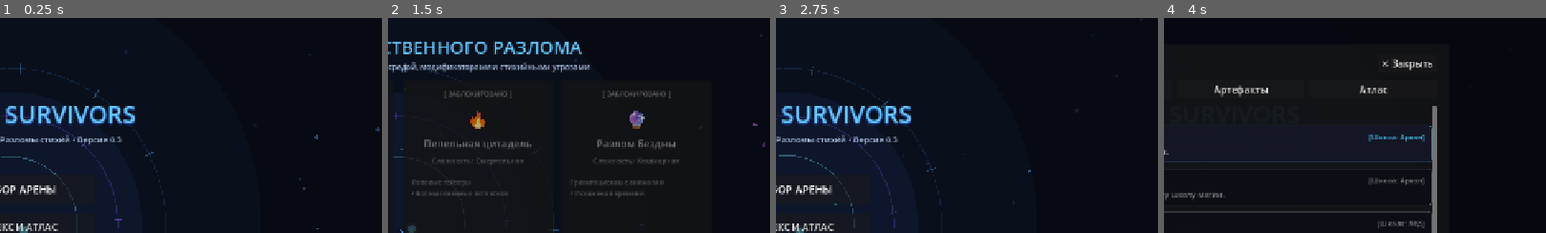
Above: before the commit, frames 1-4 (left to right).
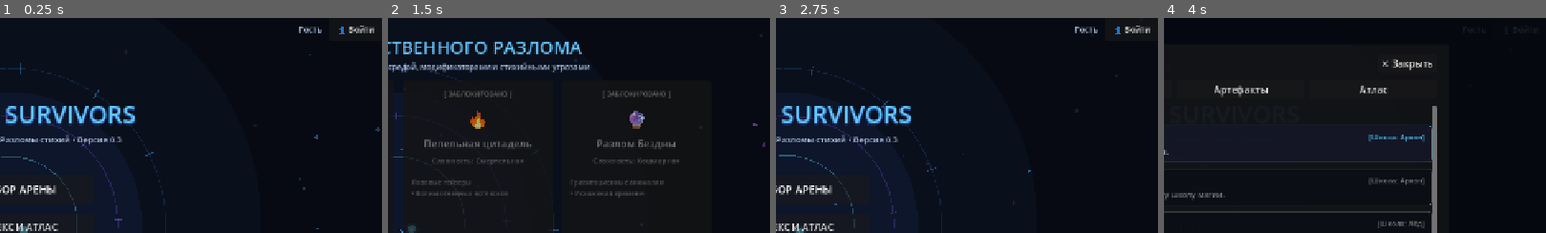
Above: after the commit, the same moments.

Repository: VPodolski/Veymora-Survivors
Game: Godot game, scene res://scenes/ui/main_menu.tscn
The game is run twice, just before and just after one commit, with the same random seed, the same clock (stepped at 60 frames per second) and the same inputs.
Inputs (mouse positions are % of the whole screen's width and height, from its top left):
- Up to frame 1 (0.25 s): no input
- Up to frame 2 (1.5 s): click (95, 5) at 0.5 s, where only the run after the commit has a clickable "👤 Войти"; click "⚔ ВЫБОР АРЕНЫ" at 1.25 s
- Up to frame 3 (2.75 s): click "← Главное меню" at 2 s
- Up to frame 4 (4 s): click "📖 КОДЕКС И АТЛАС" at 2.75 s; click "⚙ НАСТРОЙКИ" at 3.5 s
The pictures show only the part of the screen within x 49-99%, y 2-52%; the shares and areas given below are measured in that part.

The runs differ from the first frame. In frame 1, 0.4% of the frame differs, in the area x 78-98%, y 3-8%; in frame 2, nothing differs; in frame 3, 0.4%; in frame 4, less than 0.1%.

Commit message:
feat(cloud): implement end-to-end cloud save sync, auth flow, and debounced save

Diff:
--- a/scenes/ui/main_menu.tscn
+++ b/scenes/ui/main_menu.tscn
@@ -14,6 +14,32 @@
 
 [node name="Background" type="Node2D" parent="."]
 script = ExtResource("2_bg")
+
+[node name="TopRightBar" type="HBoxContainer" parent="."]
+layout_mode = 1
+anchors_preset = 1
+anchor_left = 1.0
+anchor_right = 1.0
+offset_left = -280.0
+offset_top = 16.0
+offset_right = -16.0
+offset_bottom = 54.0
+grow_horizontal = 0
+theme_override_constants/separation = 12
+alignment = 2
+
+[node name="AccountLabel" type="Label" parent="TopRightBar"]
+layout_mode = 2
+theme_override_colors/font_color = Color(0.7, 0.78, 0.9, 1)
+theme_override_font_sizes/font_size = 14
+text = "Гость"
+vertical_alignment = 1
+
+[node name="AuthButton" type="Button" parent="TopRightBar"]
+custom_minimum_size = Vector2(90, 34)
+layout_mode = 2
+theme_override_font_sizes/font_size = 14
+text = "👤 Войти"
 
 [node name="Center" type="CenterContainer" parent="."]
 layout_mode = 1
--- a/scripts/game/localization_manager.gd
+++ b/scripts/game/localization_manager.gd
@@ -28,6 +28,9 @@
 		"menu_settings": "⚙ НАСТРОЙКИ",
 		"menu_controls": "✦ УПРАВЛЕНИЕ И ПРАВИЛА",
 		"menu_stats": "Всего забегов: %d   |   Рекорд: %02d:%02d   |   Повержено боссов: %d   |   Доступно арен: %d",
+		"auth_guest": "Гость",
+		"auth_login_btn": "👤 Войти",
+		"auth_logged_in": "👤 %s",
 		"controls_heading": "УПРАВЛЕНИЕ И ОСНОВЫ БОЯ",
 		"controls_body": "• Движение: [W, A, S, D], [Стрелки] или виртуальный джойстик на мобильных устройствах\n• Атака: зак …(370 unchanged characters)…
 		"btn_understood": "Понятно",
@@ -141,6 +144,9 @@
 		"menu_settings": "⚙ SETTINGS",
 		"menu_controls": "✦ CONTROLS & RULES",
 		"menu_stats": "Total Runs: %d   |   Record: %02d:%02d   |   Bosses Slain: %d   |   Arenas: %d",
+		"auth_guest": "Guest",
+		"auth_login_btn": "👤 Sign In",
+		"auth_logged_in": "👤 %s",
 		"controls_heading": "CONTROLS & COMBAT BASICS",
 		"controls_body": "• Movement: [W, A, S, D], [Arrow Keys] or Virtual Touch Joystick on mobile\n• Attack: Spells cast A …(313 unchanged characters)…
 		"btn_understood": "Got it",
--- a/scripts/game/save_manager.gd
+++ b/scripts/game/save_manager.gd
@@ -161,7 +161,7 @@
 
 	return clean
 
-static func save_custom_data(data: Dictionary) -> bool:
+static func save_custom_data(data: Dictionary, sync_to_cloud: bool = true) -> bool:
 	var sanitized = sanitize_data(data)
 	var tmp_file = FileAccess.open(TMP_SAVE_PATH, FileAccess.WRITE)
 	if not tmp_file:
@@ -171,12 +171,21 @@
 	tmp_file.close()
 
 	var dir = DirAccess.open("user://")
+	var success = false
 	if dir:
 		if FileAccess.file_exists(SAVE_PATH):
 			dir.remove(SAVE_PATH.replace("user://", ""))
 		var err = dir.rename(TMP_SAVE_PATH.replace("user://", ""), SAVE_PATH.replace("user://", ""))
-		return err == OK
-	return false
+		success = (err == OK)
+
+	if success and sync_to_cloud:
+		var bridge = Engine.get_main_loop().root.get_node_or_null("YandexBridge") if Engine.get_main_loop() else null
+		if not bridge and YandexGamesBridge.instance:
+			bridge = YandexGamesBridge.instance
+		if bridge and bridge.has_method("schedule_cloud_save"):
+			bridge.schedule_cloud_save()
+
+	return success
 
 static func record_run(time_survived: float, kills: int, defeated_boss: bool, run_summary: Dictionary = {}) -> Dictionary:
 	var data = load_data()
@@ -327,7 +336,7 @@
 	merged["run_history"] = history
 
 	if base_local_data.is_empty():
-		save_custom_data(merged)
+		save_custom_data(merged, false)
 	return merged
 
 static func get_setting(key: String, default_value: Variant = null) -> Variant:
--- a/scripts/platform/yandex_games_bridge.gd
+++ b/scripts/platform/yandex_games_bridge.gd
@@ -8,6 +8,7 @@
 signal rewarded_completed(reward_granted: bool)
 signal cloud_data_loaded(data: Dictionary)
 signal cloud_data_saved(success: bool)
+signal cloud_sync_completed(data: Dictionary)
 signal auth_state_changed(is_authorized: bool, player_name: String)
 signal leaderboard_score_submitted(success: bool)
 signal leaderboard_entries_received(entries: Array)
@@ -73,6 +74,10 @@
 var _pending_reward_close_callable: Callable = Callable()
 var _pending_interstitial_callable: Callable = Callable()
 
+var _save_debounce_timer: float = 0.0
+var _is_cloud_save_scheduled: bool = false
+const CLOUD_SAVE_DEBOUNCE_INTERVAL: float = 1.5
+
 func _enter_tree() -> void:
 	if instance == null:
 		instance = self
@@ -96,6 +101,13 @@
 		is_sdk_initialized = true
 		call_deferred("_emit_sdk_ready", true)
 		call_deferred("_check_and_send_loading_ready")
+
+func _process(delta: float) -> void:
+	if _is_cloud_save_scheduled:
+		_save_debounce_timer -= delta
+		if _save_debounce_timer <= 0.0:
+			_is_cloud_save_scheduled = false
+			flush_cloud_save()
 
 func _setup_web_callbacks() -> void:
 	if not is_web:
@@ -255,6 +267,7 @@
 			player_name = str(args[4])
 		if args.size() > 5 and args[5] != null:
 			player_unique_id = str(args[5])
+		load_cloud_data()
 	else:
 		is_sdk_available = false
 		is_local_mode = true
@@ -593,15 +606,27 @@
 	rewarded_completed.emit(granted)
 
 # --- Cloud Saves & Player Data ---
+func schedule_cloud_save() -> void:
+	_is_cloud_save_scheduled = true
+	_save_debounce_timer = CLOUD_SAVE_DEBOUNCE_INTERVAL
+
+func flush_cloud_save() -> void:
+	_is_cloud_save_scheduled = false
+	var current_data = SaveManager.load_data()
+	save_cloud_data(current_data)
+
 func load_cloud_data() -> void:
 	if not is_web or not is_sdk_available:
 		var local = SaveManager.load_data()
 		cloud_data_loaded.emit(local)
+		cloud_sync_completed.emit(local)
 		return
 
 	var js = Engine.get_singleton("JavaScriptBridge")
 	if not js:
-		cloud_data_loaded.emit(SaveManager.load_data())
+		var local = SaveManager.load_data()
+		cloud_data_loaded.emit(local)
+		cloud_sync_completed.emit(local)
 		return
 
 	var code = """
@@ -634,10 +659,11 @@
 	# Safe merge with local storage
 	var merged = SaveManager.merge_with_cloud(cloud_dict)
 	cloud_data_loaded.emit(merged)
+	cloud_sync_completed.emit(merged)
 
 func save_cloud_data(data: Dictionary) -> void:
 	if not is_web or not is_sdk_available:
-		var ok = SaveManager.save_custom_data(data)
+		var ok = SaveManager.save_custom_data(data, false)
 		cloud_data_saved.emit(ok)
 		return
 
@@ -678,7 +704,13 @@
 # --- Authorization ---
 func authorize_player() -> void:
 	if not is_web or not is_sdk_available:
-		return
+		# Local fallback: simulate authorization for offline/editor testing
+		is_authorized = true
+		player_name = "Маг Вейморы"
+		auth_state_changed.emit(true, player_name)
+		load_cloud_data()
+		return
+
 	var js = Engine.get_singleton("JavaScriptBridge")
 	if not js:
 		return
@@ -727,6 +759,7 @@
 		leaderboard_score_submitted.emit(false)
 		return
 
+	var safe_extra_json = JSON.stringify(extra_data)
 	var code = """
 	(function() {
 		var bridge = window.__godotYandexBridge;
@@ -735,7 +768,7 @@
 			return;
 		}
 		window.ysdk.getLeaderboards().then(function(lb) {
-			return lb.setLeaderboardScore('rift_explorers', %d, '%s');
+			return lb.setLeaderboardScore('rift_explorers', %d, %s);
 		}).then(function() {
 			console.log('[YandexGamesBridge] Score %d submitted to leaderboard');
 			if (bridge && bridge.onLeaderboardSet) bridge.onLeaderboardSet(true);
@@ -744,7 +777,7 @@
 			if (bridge && bridge.onLeaderboardSet) bridge.onLeaderboardSet(false);
 		});
 	})();
-	""" % [score, extra_data, score]
+	""" % [score, safe_extra_json, score]
 	js.eval(code)
 
 func _on_js_leaderboard_set(args: Array = []) -> void:
--- a/scripts/ui/main_menu.gd
+++ b/scripts/ui/main_menu.gd
@@ -21,6 +21,8 @@
 @onready var controls_heading: Label = $ControlsPanel/Margin/VBox/Heading
 @onready var controls_body: Label = $ControlsPanel/Margin/VBox/Body
 @onready var close_controls_btn: Button = $ControlsPanel/Margin/VBox/CloseControlsBtn
+@onready var account_label: Label = get_node_or_null("TopRightBar/AccountLabel")
+@onready var auth_btn: Button = get_node_or_null("TopRightBar/AuthButton")
 
 var archive_dialog: ArchiveDialog = null
 var settings_dialog: SettingsDialog = null
@@ -36,6 +38,8 @@
 		controls_btn.pressed.connect(_on_controls_pressed)
 	if close_controls_btn:
 		close_controls_btn.pressed.connect(func(): controls_panel.visible = false)
+	if auth_btn:
+		auth_btn.pressed.connect(_on_auth_pressed)
 
 	if controls_panel:
 		controls_panel.visible = false
@@ -43,8 +47,39 @@
 	if LocalizationManager.instance:
 		LocalizationManager.instance.language_changed.connect(func(_l): _update_localized_texts())
 
+	if YandexGamesBridge.instance:
+		YandexGamesBridge.instance.auth_state_changed.connect(_on_auth_state_changed)
+		YandexGamesBridge.instance.cloud_sync_completed.connect(_on_cloud_sync_completed)
+		_update_auth_display(YandexGamesBridge.instance.is_authorized, YandexGamesBridge.instance.player_name)
+	else:
+		_update_auth_display(false, "")
+
 	_update_localized_texts()
 	call_deferred("_notify_game_ready")
+
+func _on_auth_pressed() -> void:
+	if YandexGamesBridge.instance:
+		YandexGamesBridge.instance.authorize_player()
+
+func _on_auth_state_changed(is_auth: bool, p_name: String) -> void:
+	_update_auth_display(is_auth, p_name)
+
+func _on_cloud_sync_completed(_data: Dictionary) -> void:
+	_update_stats_display()
+
+func _update_auth_display(is_auth: bool, p_name: String) -> void:
+	var loc = LocalizationManager.instance
+	if not account_label or not auth_btn:
+		return
+	if is_auth:
+		var display_name = p_name if not p_name.is_empty() else "Маг Вейморы"
+		var fmt = loc.get_text("auth_logged_in", "👤 %s") if loc else "👤 %s"
+		account_label.text = fmt % display_name
+		auth_btn.visible = false
+	else:
+		account_label.text = loc.get_text("auth_guest", "Гость") if loc else "Гость"
+		auth_btn.text = loc.get_text("auth_login_btn", "👤 Войти") if loc else "👤 Войти"
+		auth_btn.visible = true
 
 func _notify_game_ready() -> void:
 	if YandexGamesBridge.instance:
@@ -74,6 +109,11 @@
 		controls_body.text = loc.get_text("controls_body", "• Движение: [W, A, S, D]...")
 	if close_controls_btn:
 		close_controls_btn.text = loc.get_text("btn_understood", "Понятно")
+
+	if YandexGamesBridge.instance:
+		_update_auth_display(YandexGamesBridge.instance.is_authorized, YandexGamesBridge.instance.player_name)
+	else:
+		_update_auth_display(false, "")
 
 	_update_stats_display()
 
--- a/tests/test_yandex_integration.gd
+++ b/tests/test_yandex_integration.gd
@@ -218,6 +218,28 @@
 	assert(fallback_merge.get("unlocked_arenas").size() == 2, "Empty cloud never overwrites local unlocks")
 	assert(fallback_merge.get("best_survival_time") == 420.0, "Empty cloud retains local records")
 
+	# 6. Test debounced cloud sync
+	var test_bridge = YandexGamesBridge.new()
+	root.add_child(test_bridge)
+	assert(!test_bridge._is_cloud_save_scheduled, "No cloud save scheduled initially")
+	test_bridge.schedule_cloud_save()
+	assert(test_bridge._is_cloud_save_scheduled, "Cloud save scheduled")
+	assert(test_bridge._save_debounce_timer > 0.0, "Debounce timer running")
+	test_bridge.flush_cloud_save()
+	assert(!test_bridge._is_cloud_save_scheduled, "Cloud save dispatched and cleared")
+
+	# 7. Test user authorization triggering cloud merge
+	var auth_called = {"val": false, "name": ""}
+	test_bridge.auth_state_changed.connect(func(is_auth, p_name):
+		auth_called["val"] = is_auth
+		auth_called["name"] = p_name
+	)
+	test_bridge.authorize_player()
+	assert(auth_called["val"], "Authorization succeeded and signal emitted")
+	assert(!auth_called["name"].is_empty(), "Player name populated")
+
+	test_bridge.queue_free()
+
 	print("[PASS] SaveManager cloud merge union and conflict resolution verified.")
 
 func test_localization_manager() -> void:
